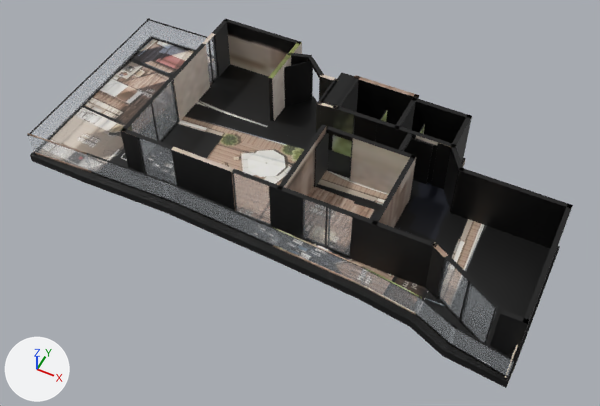
What one commit did to the glTF model _bake/glb/kent-33/model.glb.
Both versions are drawn from a 50 mm lens placed at (10.1, -19.9, 23.3), pointed at (0.7, -1.1, -0.2). Every picture has the same lights, and +X, +Y and +Z are marked at lower left. The first picture is the older version. Where no turn or scale is listed for an object, it has been applied to the vertices. Vertices at exactly the same position are counted once.
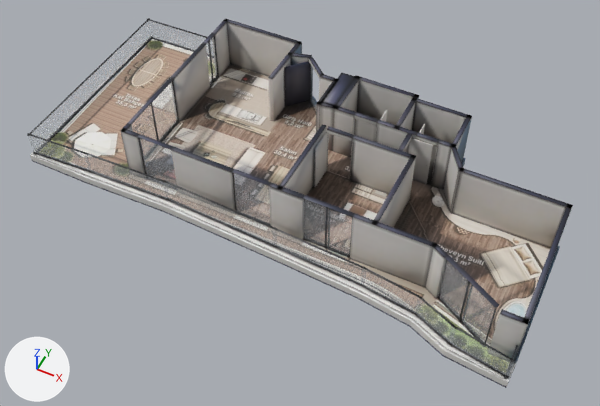
Changed parts and their boxes (x1, y1, x2, y2) in the pictures (600 x 406 px):
'Mesh_0', surface changed (black to grey): (27, 18, 571, 388) in both
part 1 of me_mesh_0, reshaped: before (151, 37, 560, 369)
part 2 of me_mesh_0, surface changed (black to grey): (27, 18, 571, 388) in both

Patch to the scene script:
```diff
--- a/_bake/glb/kent-33/model.glb.py
+++ b/_bake/glb/kent-33/model.glb.py
@@ mat_baked @@
 n3 = _N.new('ShaderNodeMapping'); n3.name = 'Mapping'
 n3.inputs[1].default_value = (0.000815, -14.98, 0.0)  # 'Location'
-n3.inputs[3].default_value = (14.58, 15.98, 1.0)  # 'Scale'
+n3.inputs[3].default_value = (10.48, 15.98, 1.0)  # 'Scale'
 n4 = _N.new('ShaderNodeUVMap'); n4.name = 'UV Map'
@@ me_mesh_0 @@
 # used by ob_mesh_0; location = (-10.02, 5.04, -0.36)
-me_mesh_0.from_pydata(...)  # 2677 vertices, 4906 faces; spans x 0.0..20.0, y -10.1..0.0, z 0.0..2.6
+me_mesh_0.from_pydata(...)  # 2140 vertices, 3832 faces; spans x 0.0..20.0, y -10.1..0.0, z 0.0..2.6
+# me_mesh_0 part 1: 3 vertices moved within x 10.7..10.9, y -4.3..-3.0, z 0.3..0.4; 537 vertices removed from x 4.1..20.0, y -9.5..0.0, z 0.0..0.4
+# me_mesh_0 part 2: 2492 kept faces spanning x 0.0..20.0, y -10.1..0.0, z 0.0..2.6 get new texture (UV) coordinates
 me_mesh_0.materials.append(mat_baked)
```
